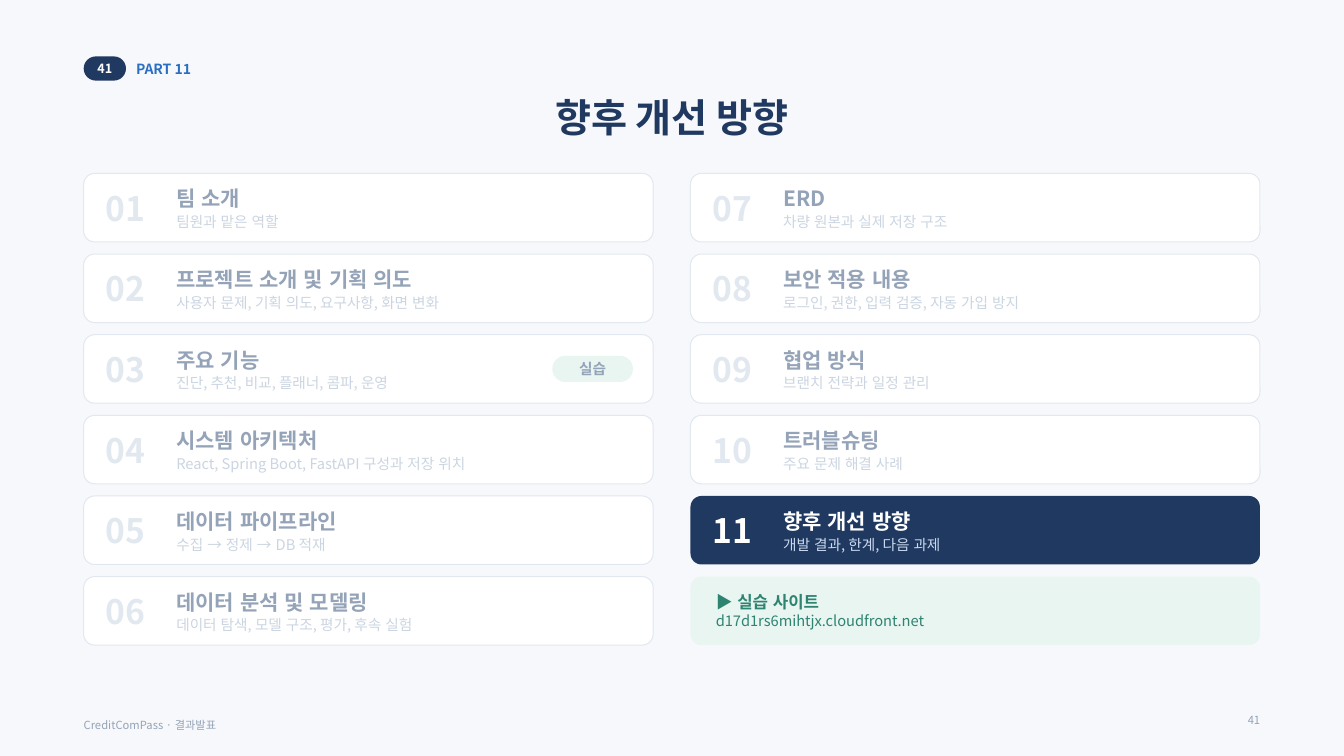
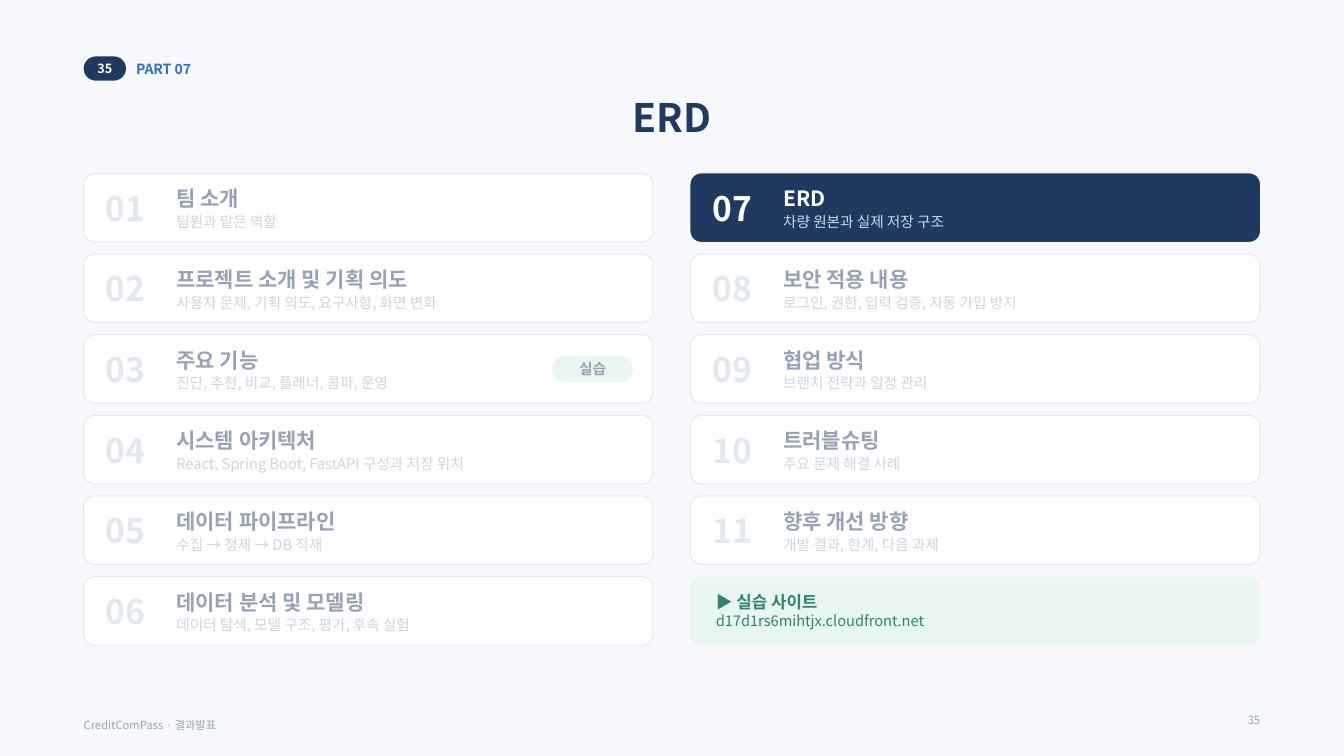
Before and after one commit to cubic9832/Final_Project, a slide deck: slide 35 of docs/발표자료.pptx (slide 41 before the commit). Drawn at 1344x756 pixels with LibreOffice and Linux fonts; fonts in the diff are those of the drawing. Boxes give left, top, right and bottom in pixels: in the first picture for what was removed or moved away, otherwise in the second. Text is boxed around its words. In the diff, an @@ line names an element or a change of style, - is before the commit and + after.

```diff
--- a/docs/발표자료.pptx
+++ b/docs/발표자료.pptx
@@ text in rounded rectangle at (x1=97, y1=63, x2=112, y2=73): text changed @@
-41
+35
@@ text at (x1=136, y1=63, x2=191, y2=74): text changed @@
-PART 11
+PART 07
@@ title at (x1=633, y1=103, x2=712, y2=132): text changed @@
-향후 개선 방향
+ERD
@@ rounded rectangle at (x1=691, y1=173, x2=1260, y2=242): fill #FFFFFF to #203960; outline #E2E8F0 0.75 pt to none @@
@@ text added at (x1=713, y1=195, x2=753, y2=222), 24 pt, text #FFFFFF, bold @@
+07
@@ text "ERD" at (x1=783, y1=190, x2=825, y2=206): text colour #94A3B8 to #FFFFFF @@
@@ text "차량 원본과 실제 저장 구조" at (x1=783, y1=215, x2=944, y2=228): text colour #CBD5E1 to #C9D9EF @@
@@ rounded rectangle at (x1=691, y1=496, x2=1260, y2=565): fill #203960 to #FFFFFF; outline none to #E2E8F0 0.75 pt @@
@@ text "향후 개선 방향" at (x1=783, y1=511, x2=909, y2=531): text colour #FFFFFF to #94A3B8 @@
@@ text removed at (x1=713, y1=518, x2=753, y2=543) @@
-11
@@ text "개발 결과, 한계, 다음 과제" at (x1=783, y1=538, x2=939, y2=552): text colour #C9D9EF to #CBD5E1 @@
@@ page number at (x1=1248, y1=716, x2=1260, y2=724): text changed @@
-41
+35
```
Also in this commit, not shown: 11 other slides changed, 13 slides added, 10 slides removed.
